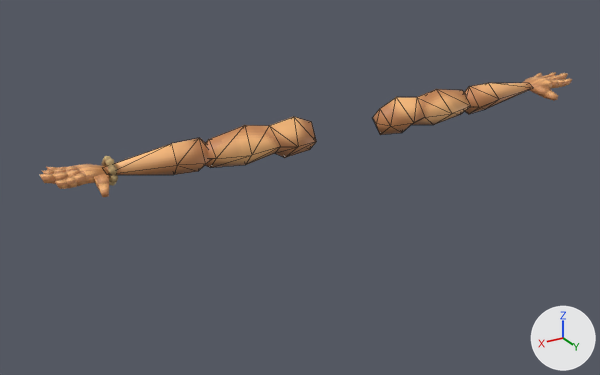
Two versions of the glTF model Irogane/assets/models/katana_pov/katana_pov_hands.glb, one commit apart.
Before and after are seen from a 50 mm lens placed at (1.49, 2.18, 2.46), pointed at (0.2, 0.03, 1.38). Lighting does not change. The marker at lower right points along +X, +Y and +Z. Mesh edges are drawn as thin lines on the coarser meshes.

The scene before the commit, as lines of its bpy script (objects in view):
```python
me_cube_033 = bpy.data.meshes.new('Cube.033')
me_cube_033.from_pydata(...)  # 26 vertices, 48 faces; spans x 0.123..0.545, y -0.071..0.075, z 1.484..1.62
me_cube_033.materials.append(mat_human_skin)  # picture img_human_skin
me_cube_034 = bpy.data.meshes.new('Cube.034')
me_cube_034.from_pydata(...)  # 18 vertices, 32 faces; spans x 0.488..0.844, y -0.063..0.057, z 1.501..1.607
me_cube_034.materials.append(mat_human_skin)  # picture img_human_skin
me_cube_037 = bpy.data.meshes.new('Cube.037')
me_cube_037.from_pydata(...)  # 18 vertices, 32 faces; spans x -0.844..-0.488, y -0.063..0.057, z 1.501..1.607
me_cube_037.materials.append(mat_human_skin)  # picture img_human_skin
ob_arm_l = bpy.data.objects.new('arm_l', me_cube_037)
ob_arm_l.location = (0.0, 0.0, 0.0)
ob_arm_r = bpy.data.objects.new('arm_r', me_cube_034)
ob_arm_r.location = (0.0, 0.0, 0.0)
ob_shoulder_r = bpy.data.objects.new('shoulder_r', me_cube_033)
ob_shoulder_r.location = (0.0, 0.0, 0.0)
# also in view: 'hand_r' at (0.0, 0.01, 1.56); 'shoulder_l' at (-0.33, 0.0, 1.55)
```
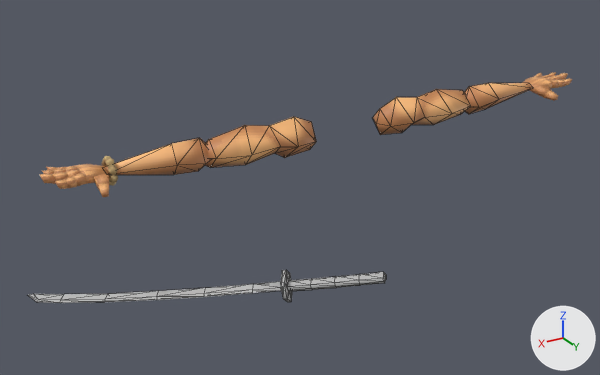
The change, as a diff of the scene's bpy script:
```diff
--- a/Irogane/assets/models/katana_pov/katana_pov_hands.glb.py
+++ b/Irogane/assets/models/katana_pov/katana_pov_hands.glb.py
@@ mat_material_001 @@
+mat_material_001 = principled_material('Material.001')
+mat_material_001.base_color = (0.5, 0.5, 0.5)  # grey #bcbcbc
+mat_material_001.roughness = 0.0
@@ me_katana @@
+me_katana.from_pydata(...)  # 95 vertices, 179 faces; spans x 0.206..1.045, y -0.245..0.538, z 1.092..1.304
+me_katana.materials.append(mat_material_001)  # grey #bcbcbc
@@ ob_katana @@
+ob_katana = bpy.data.objects.new('katana', me_katana)
+ob_katana.location = (0.0, 0.0, 0.0)
```

Location of each change, [x1, y1, x2, y2] in pixels of the pictures (600 x 375 px):
'katana', added: after [28, 270, 386, 303]
